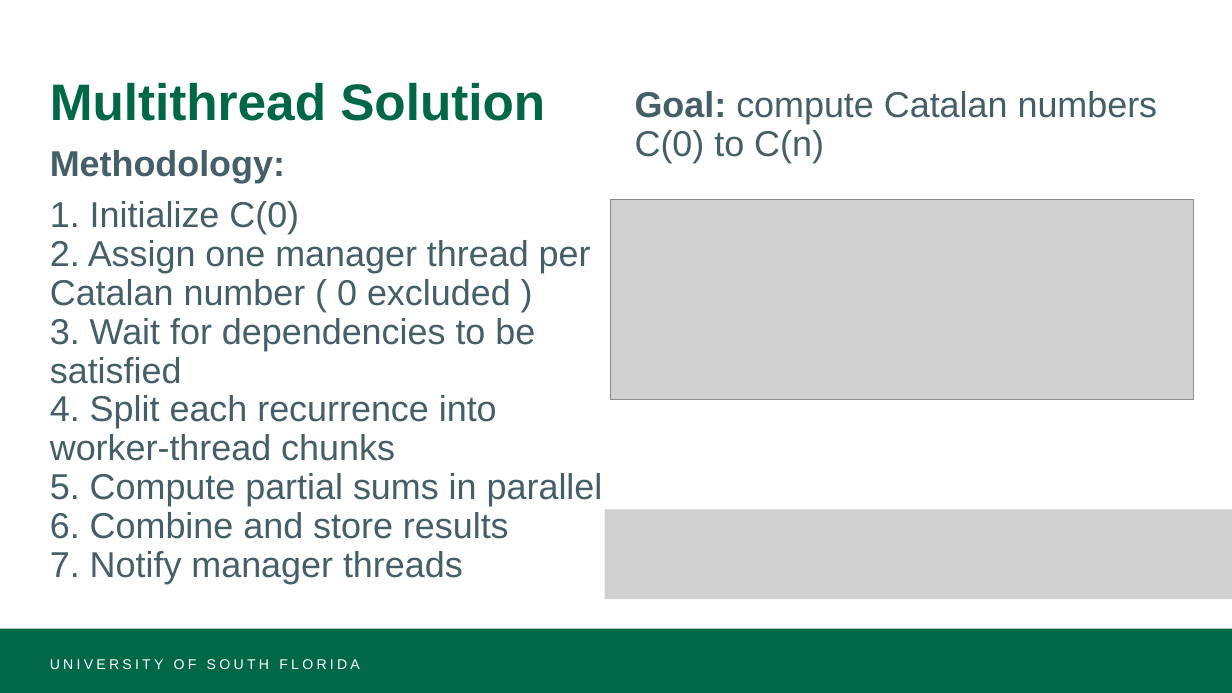
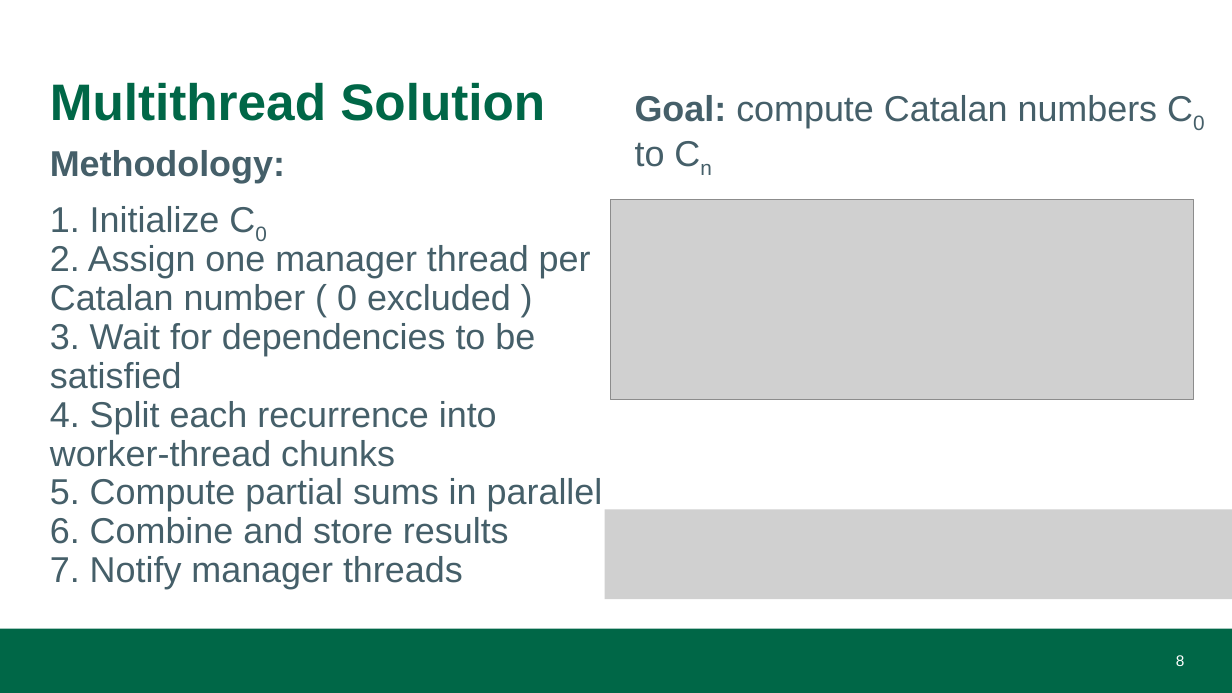
Before and after one commit to KS-AO-HUB/OS-Group-Project, a slide deck: slide 8 of catalan.pptx (slide 7 before the commit). Drawn at 1232x693 pixels with LibreOffice and Linux fonts; fonts in the diff are those of the drawing; grey boxes stand for pictures. Boxes give left, top, right and bottom in pixels: in the first picture for what was removed or moved away, otherwise in the second. Text is boxed around its words. In the diff, an @@ line names an element or a change of style, - is before the commit and + after.

```diff
--- a/catalan.pptx
+++ b/catalan.pptx
@@ text at (x1=635, y1=95, x2=1158, y2=167): text changed @@
-Goal: compute Catalan numbers C(0) to C(n)
+Goal: compute Catalan numbers C0 to Cn
@@ text at (x1=50, y1=206, x2=603, y2=589): text changed @@
-1. Initialize C(0)
-2. Assign one manager thread per Catalan number ( 0 excluded )
-3. Wait for dependencies to be satisfied
-4. Split each recurrence into worker-thread chunks
-5. Compute partial sums in parallel
-6. Combine and store results
-7. Notify manager threads
+1. Initialize C0
+2. Assign one manager thread per Catalan number ( 0 excluded )
+3. Wait for dependencies to be satisfied
+4. Split each recurrence into worker-thread chunks
+5. Compute partial sums in parallel
+6. Combine and store results
+7. Notify manager threads
@@ text removed at (x1=50, y1=659, x2=359, y2=669) @@
-UNIVERSITY OF SOUTH FLORIDA
@@ page number added at (x1=1176, y1=655, x2=1185, y2=666), 12 pt, text #FFFFFF @@
+8
```
Also in this commit, not shown: 7 other slides changed, 4 slides added, 2 slides removed, 1 other file.
